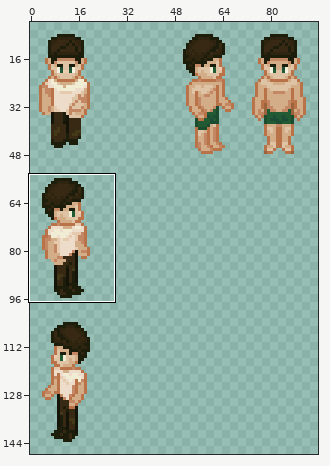
Pixel-art file: Assets/character/Main Character/Character_front.aseprite. Above, an overview of the earlier version with the close-up marked.
Close-up. The starting point:
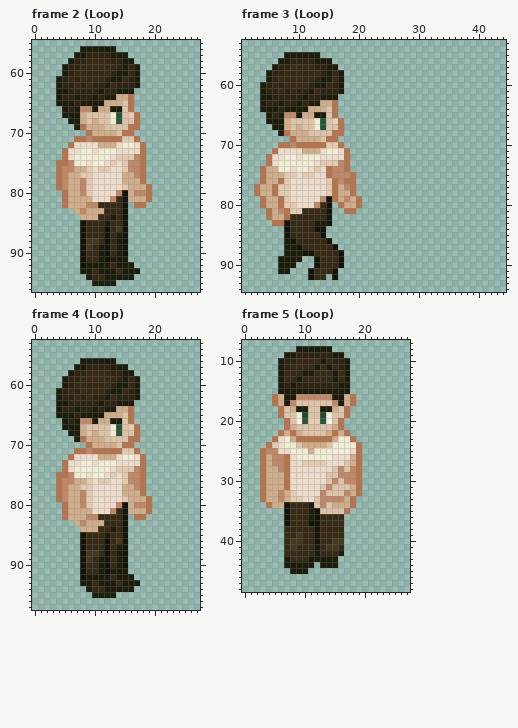
240x288 pixels, 8 frames. Colours within 5 levels of each other are drawn and written as one. Shown: frame 2 (Loop): x 0..27, y 55..96; frame 3 (Loop): x 1..44, y 53..94; frame 4 (Loop): x 0..27, y 53..97; frame 5 (Loop): x 0..27, y 7..48. The wide view leaves out empty margins. The commit also changed other frames or places, which this record leaves out.
Now the later version:
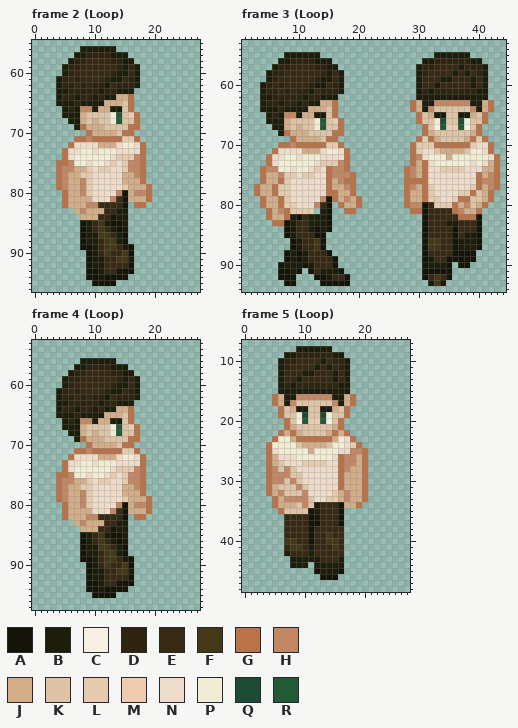
Palette (. is transparent): A #141508  B #1c1d0a  C #f6f0e3  D #2e2410  E #372913  F #433818  G #ba7349  H #c48764  J #d2ad87  K #dec4a5  L #e5caae  M #edccb1  N #eedcca  P #f1edd4  Q #1c4b36  R #215a33
What changed:
Frame 2 (Loop), layer "Layer 5":
y 83: x 14..15 EA -> BB
y 84: x 13..15 BEA -> ABB
y 85: x 9 E -> B; x 11 E -> F; x 13..15 EEA -> AAB
y 86: x 9 E -> B; x 11..15 EAEFA -> FEBAB
y 87: x 9..12 EEEA -> BBFF
y 88: x 9..10 FF -> BB; x 12..13 AE -> FF
y 89: x 9..16 FEBAEBA. -> ABEFFEBA
y 90: x 8..12 AEEBA -> .ABEF; x 14..16 BA. -> EFA
y 91: x 8..10 AEE -> .AB; x 12..16 ABBB. -> EEFFB
y 92: x 8..9 AB -> .A; x 12 B -> E; x 14..16 BBB -> EEA
y 93: x 8..10 BBE -> .AA; x 12..17 BBEBBB -> EEAAA.
y 94: x 9..16 BEEBBBBB -> AABAAAA.
y 95: x 10..13 BBBB -> AAAA
Frame 3 (Loop), layer "Layer 5":
y 55: x 33..38 ...... -> BBBBBB
y 56: x 31..40 .......... -> BBDDDDDDBB
y 57: x 30..41 ............ -> BDDEEEEBEDDB
y 58: x 30..41 ............ -> BDEEEEBEBEDB
y 59: x 30..41 ............ -> BEEEBBEEEBEB
y 60: x 30..41 ............ -> BEEBEEEEEBEB
y 61: x 30..41 ............ -> BDBDDDDDDDBB
y 62: x 30..41 ............ -> BBBBBBBBBBBB
y 63: x 29..42 .............. -> GJBBHHHHHHBBJG
y 64: x 29..42 .............. -> GJBHKKKKKKHBJG
y 65: x 30..41 ............ -> GKJBBKKBBJKG
y 66: x 30..41 ............ -> GKKPQKKQPKKG
y 67: x 31..40 .......... -> GKCRMMRCKG
y 68: x 31..40 .......... -> GJKKKKKKJG
y 69: x 30..41 ............ -> GLGJKKKKJGLG
y 70: x 29..42 .............. -> GLLLGGGGGGLNNG
y 71: x 29..42 .............. -> GLNNKJJJJKPPNG
y 72: x 29..43 ............... -> GHNPPPJPPPPPPNG
y 73: x 29..43 ............... -> GJGNPPPPPPNPNJG
y 74: x 5..6 JJ -> HH; x 28..43 ................ -> GHJGNNLLLLNNNJJG
y 75: x 7 J -> H; x 28..43 ................ -> GHJGNNNNNNNNGJHG
y 76: x 15..16 LG -> GJ; x 28..43 ................ -> GGGGNNNNNNNNGHHG
y 77: x 15..16 LG -> GJ; x 28..43 ................ -> GHJGLNNNNNNLGJHG
y 78: x 15 L -> G; x 28..42 ............... -> GJJGLNNNNLLGKJG
y 79: x 28..42 ............... -> GJJGLLNNLGGKKJG
y 80: x 28..41 .............. -> GHHAELLLGJHKJG
y 81: x 11..14 EEEE -> LL.B; x 29..40 ............ -> GGAEEEEGHJJG
y 82: x 9..10 EE -> BA; x 12..14 EEE -> BBB; x 31..40 .......... -> AEEEEEGGGA
y 83: x 9 E -> B; x 12 E -> B; x 31..40 .......... -> AEEEBBEEEA
y 84: x 9 E -> B; x 12 E -> B; x 14..15 A. -> BA; x 31..40 .......... -> AEEEEAEEEA
y 85: x 9 E -> B; x 13 E -> A; x 31..40 .......... -> AEEEEAEBBA
y 86: x 8 B -> .; x 10 E -> B; x 13..15 EEA -> FA.; x 31..40 .......... -> AFFEEABBBA
y 87: x 8..10 BBA -> .AB; x 13..16 EEEA -> FA..; x 31..40 .......... -> AFFEEABBBA
y 88: x 8 B -> A; x 10..12 BAA -> ABE; x 15..17 EEA -> A..; x 31..39 ......... -> AEEEEAAAA
y 89: x 7..8 BB -> .A; x 10..13 B..A -> ABEE; x 16..17 EA -> A.; x 31..39 ......... -> ABEEAAAAA
y 90: x 7 B -> A; x 10..13 ...A -> BABE; x 16..17 EA -> A.; x 31..35 ..... -> ABBBA; x 37..38 .. -> AA
y 91: x 7..10 BB.. -> AABA; x 14..17 EEA. -> BBBA; x 31..35 ..... -> AAAAA
y 92: x 7..9 ... -> AAA; x 12..18 AEE.A.. -> .AABEEA; x 31..35 ..... -> AEFEA
y 93: x 8..9 .. -> AA; x 14..18 ..... -> AAAAA; x 32..34 ... -> BFB
Frame 4 (Loop), layer "Layer 5": the same change as frame 2 (Loop)
Frame 5 (Loop), layer "Layer 5":
y 23: x 6 N -> P; x 17 P -> N
y 24: x 5..6 LN -> PP; x 17..18 PP -> NL
y 25: x 3..7 GHHNN -> .GNPP; x 16..20 PPNG. -> NNHHG
y 26: x 3..7 GJHHG -> .GJNN; x 16..20 NNJG. -> GHHJG
y 27: x 3..7 GJHHG -> .GJKN; x 16..20 NKJG. -> GHHJG
y 28: x 3..8 GJJHGN -> .GHKHK; x 15..20 KHKHG. -> NGHJJG
y 29: x 3..9 GJJJGNN -> .GHHHKK; x 14..20 KKHHHG. -> NNGJJJG
y 30: x 3..9 GJJJGNN -> .GHHKHK; x 14..20 KHKHHG. -> NNGJJJG
y 31: x 3..4 GJ -> .G; x 6..10 JGNNN -> KKKHK; x 13..17 KHKKK -> NNNGJ; x 19..20 G. -> JG
y 32: x 3..4 GJ -> .G; x 7..10 JLNN -> KKKH; x 13..16 HKKK -> NNLJ; x 19..20 G. -> JG
y 33: x 3..20 GJJHJLLNNKHHHHJG.. -> ..GJHHHHKNNLLJHJJG
y 34: x 4..5 GJ -> .G; x 7..16 AEEEBKHKJJ -> JJKHKBEEEA; x 18..19 G. -> JG
y 35: x 6..17 .AEEEBAKKKKG -> GKKKKABEEEA.
y 36: x 7 A -> E; x 11..12 BA -> AB; x 16 E -> A
y 37: x 7 A -> E; x 16 E -> A
y 38: x 11..12 EA -> AE
y 39: x 9 F -> E; x 11..12 EA -> AE; x 14 E -> F
y 40: x 7 E -> F; x 9 F -> E; x 11..12 EA -> AE; x 14 E -> F; x 16 F -> E
y 41: x 9 E -> F; x 11..12 EB -> BE; x 14 F -> E
y 42: x 7 E -> B; x 11..12 EB -> BE; x 16 B -> E
y 43: x 7..10 BEEE -> .BBB; x 13..16 BBB. -> EEEB
y 44: x 7 B -> .; x 11..12 B. -> .B; x 16 . -> B
y 45: x 8..10 BBB -> ...; x 12..16 ..... -> ABBBA
y 46: x 13..15 ... -> AAA
